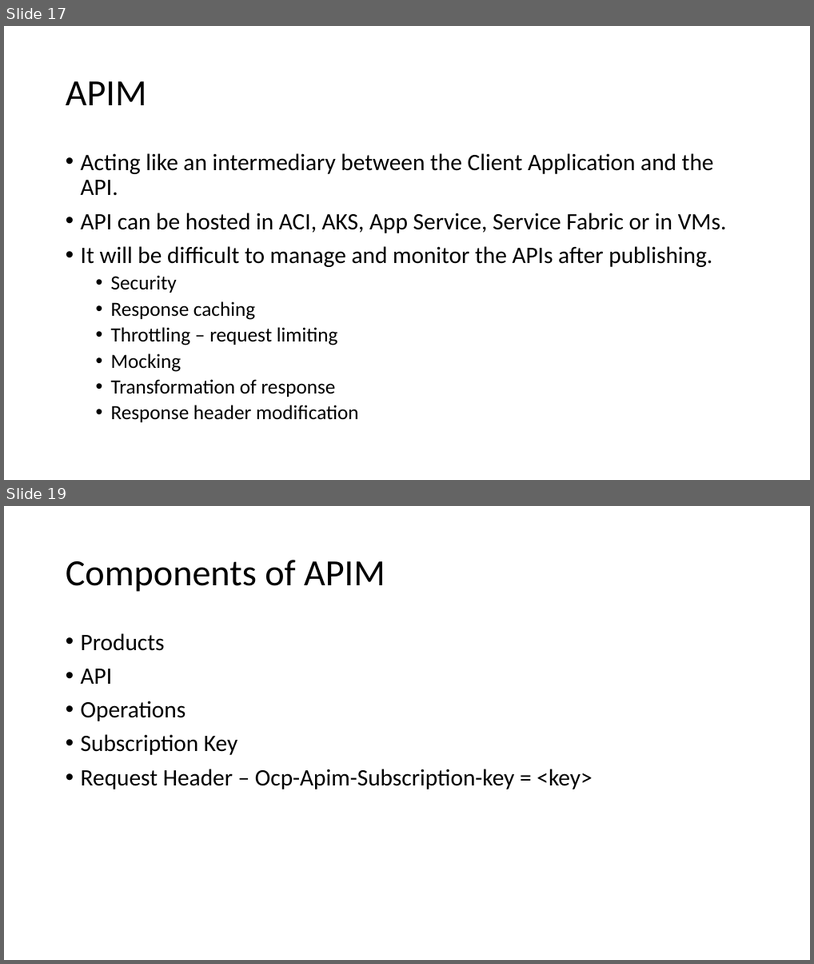
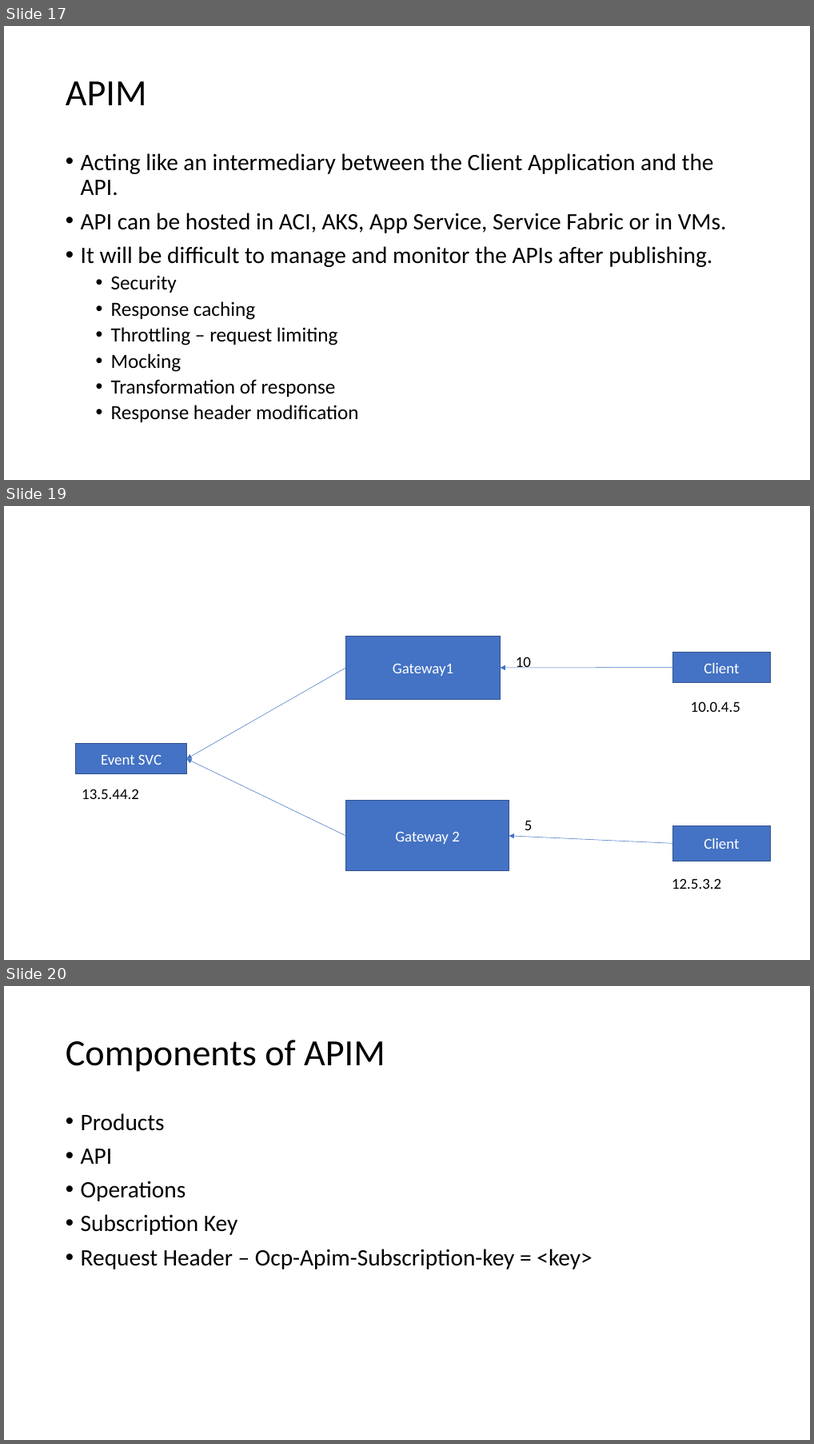
Before and after one commit to sonusathyadas/Microservices-Training-Materials, a slide deck: Azure.pptx. Shown one above the other, each under a label of ours: slides 17 and 19 before the commit, slides 17, 19 and 20 after it; the slides between them are not shown. The pictures are 814x964 and 814x1444 pixels, drawn with LibreOffice and Linux fonts; fonts in the diff are those of the drawing. Boxes give left, top, right and bottom in pixels: in the first picture for what was removed or moved away, otherwise in the second. Text is boxed around its words. In the diff, an @@ line names an element or a change of style, - is before the commit and + after.

```diff
--- a/Azure.pptx
+++ b/Azure.pptx
@@ slide 19 added at (x1=4, y1=506, x2=810, y2=960), background #FFFFFF @@
@@ rectangle added at (x1=346, y1=636, x2=501, y2=700), fill #4472C4, outline #325491 1 pt, 18 pt, text #FFFFFF @@
+Gateway1
@@ arrow added from (346, 668) to (186, 759), #4472C4 0.5 pt @@
@@ arrow added from (673, 668) to (501, 668), #4472C4 0.5 pt @@
@@ text added at (x1=516, y1=656, x2=531, y2=668), 18 pt, text #000000 @@
+10
@@ rectangle added at (x1=673, y1=652, x2=770, y2=683), fill #4472C4, outline #325491 1 pt, 18 pt, text #FFFFFF @@
+Client
@@ text added at (x1=691, y1=701, x2=741, y2=712), 18 pt, text #000000 @@
+10.0.4.5
@@ rectangle added at (x1=76, y1=744, x2=186, y2=774), fill #4472C4, outline #325491 1 pt, 18 pt, text #FFFFFF @@
+Event SVC
@@ arrow added from (346, 836) to (186, 759), #4472C4 0.5 pt @@
@@ text added at (x1=82, y1=788, x2=139, y2=799), 18 pt, text #000000 @@
+13.5.44.2
@@ rectangle added at (x1=346, y1=800, x2=510, y2=871), fill #4472C4, outline #325491 1 pt, 18 pt, text #FFFFFF @@
+Gateway 2
@@ arrow added from (673, 843) to (509, 836), #4472C4 0.5 pt @@
@@ text added at (x1=525, y1=820, x2=533, y2=830), 18 pt, text #000000 @@
+5
@@ rectangle added at (x1=673, y1=825, x2=770, y2=860), fill #4472C4, outline #325491 1 pt, 18 pt, text #FFFFFF @@
+Client
@@ text added at (x1=672, y1=878, x2=722, y2=888), 18 pt, text #000000 @@
+12.5.3.2
@@ what was slide 19 is now slide 20 @@
```
Also in this commit, not shown: 2 slides changed, 4 other files.
